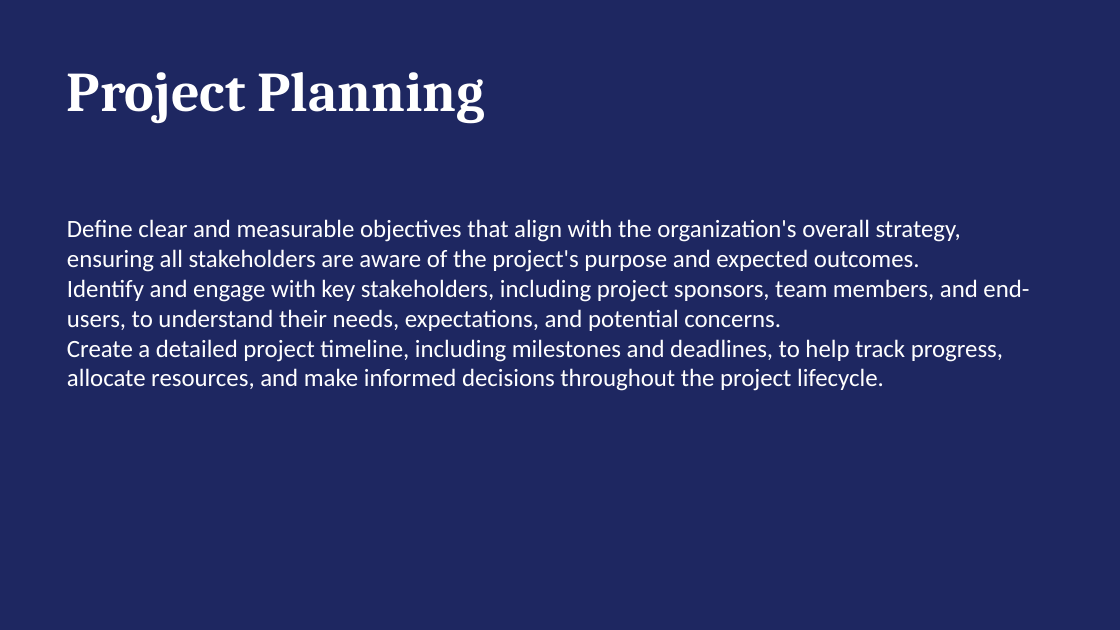
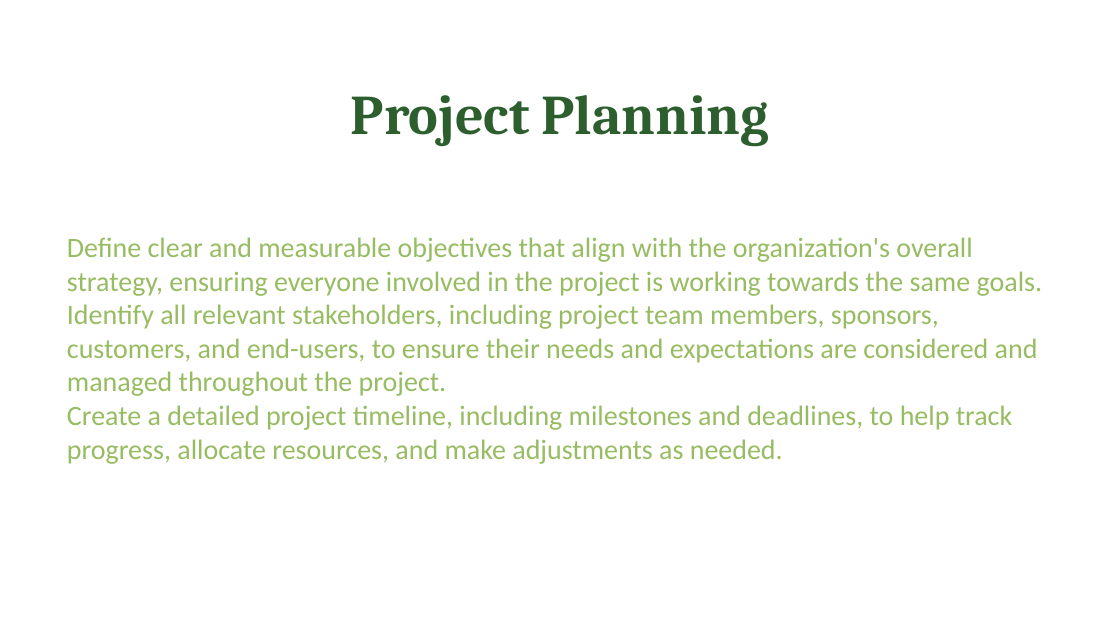
Before and after one commit to ELABDI-Ibrahim/pres_agent, a slide deck: slide 2 of output.pptx. Drawn at 1120x630 pixels with LibreOffice and Linux fonts; fonts in the diff are those of the drawing. Boxes give left, top, right and bottom in pixels: in the first picture for what was removed or moved away, otherwise in the second. Text is boxed around its words. In the diff, an @@ line names an element or a change of style, - is before the commit and + after.

```diff
--- a/output.pptx
+++ b/output.pptx
@@ background #1E2761 to #FFFFFF @@
@@ text "Project Planning" at (351,95,769,147): text colour #FFFFFF to #2C5F2D; alignment left to centre @@
@@ text "Define clear and measurable objectives ..." at (67,237,1043,464): vertical alignment middle to top @@
@@ text at (67,237,1043,464): text changed; size 16 to 18 pt; text colour #FFFFFF to #97BC62 @@
-Define clear and measurable objectives that align with the organization's overall strategy, ensuring all stakeholders are aware of the project's purpose and expected outcomes.
-Identify and engage with key stakeholders, including project sponsors, team members, and end-users, to understand their needs, expectations, and potential concerns.
-Create a detailed project timeline, including milestones and deadlines, to help track progress, allocate resources, and make informed decisions throughout the project lifecycle.
+Define clear and measurable objectives that align with the organization's overall strategy, ensuring everyone involved in the project is working towards the same goals.
+Identify all relevant stakeholders, including project team members, sponsors, customers, and end-users, to ensure their needs and expectations are considered and managed throughout the project.
+Create a detailed project timeline, including milestones and deadlines, to help track progress, allocate resources, and make adjustments as needed.
```
Also in this commit, not shown: 2 other slides changed, 1 slide added, 1 slide removed, 4 other files.
